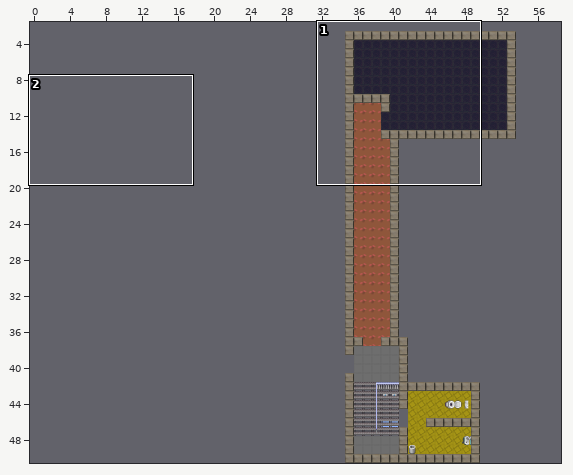
Tiled map (JSON), stored at zl-map/maps/zl-og.json. Above: a wide view before the commit, with the close-up outlined.
Close-up. Earlier state:
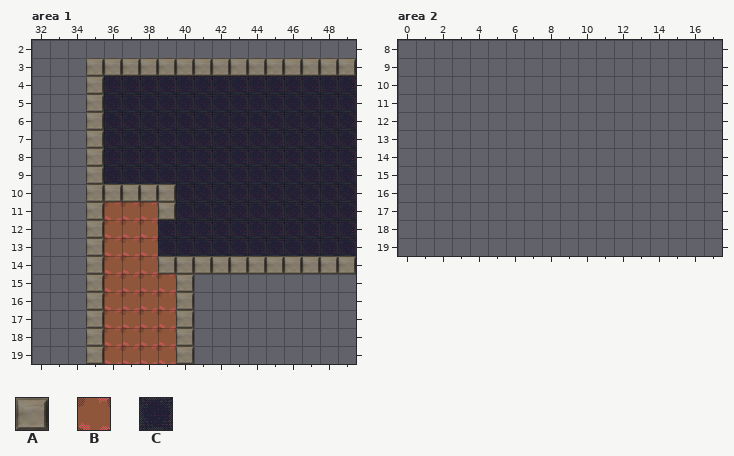
Cells are 32x32 px. Shown: area 1 x 32..49, y 2..19; area 2 x 0..17, y 8..19. The commit also changed other parts of the map, which this record leaves out.
Key: from "floortileset": A 35; from "z-Labor": B 50, C 51.
_ is an empty cell.
Layers that did not change in this view are not listed.
Layer "floor" before, area 1, first column x 32:
 2 __________________
 3 ___AAAAAAAAAAAAAAA
 4 ___ACCCCCCCCCCCCCC
 5 ___ACCCCCCCCCCCCCC
 6 ___ACCCCCCCCCCCCCC
 7 ___ACCCCCCCCCCCCCC
 8 ___ACCCCCCCCCCCCCC
 9 ___ACCCCCCCCCCCCCC
10 ___AAAAACCCCCCCCCC
11 ___ABBBACCCCCCCCCC
12 ___ABBBCCCCCCCCCCC
13 ___ABBBCCCCCCCCCCC
14 ___ABBBAAAAAAAAAAA
15 ___ABBBBA_________
16 ___ABBBBA_________
17 ___ABBBBA_________
18 ___ABBBBA_________
19 ___ABBBBA_________
The same view after the edit:
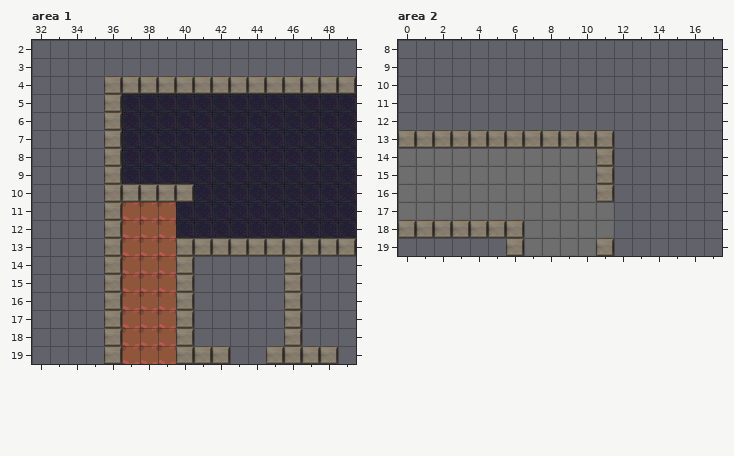
Changes in this commit:
Layer "floor", area 1:
y 3: x 35..49 AAAAAAAAAAAAAAA -> _______________
y 4: x 35..49 ACCCCCCCCCCCCCC -> _AAAAAAAAAAAAAA
y 5..9: x 35..36 AC -> _A
y 10: x 35 A -> _; x 40 C -> A
y 11: x 35..36 AB -> _A; x 39 A -> B
y 12: x 35..36 AB -> _A; x 39 C -> B
y 13: x 35..36 AB -> _A; x 39..49 CCCCCCCCCCC -> BAAAAAAAAAA
y 14: x 35..36 AB -> _A; x 39 A -> B; x 41..45 AAAAA -> _____; x 47..49 AAA -> ___
y 15..18: x 35..36 AB -> _A; x 46 _ -> A
y 19: x 35..36 AB -> _A; x 41..42 __ -> AA; x 45..48 ____ -> AAAA
Layer "floor", area 2:
y 13: x 0..11 ____________ -> AAAAAAAAAAAA
y 14..16: x 11 _ -> A
y 18: x 0..6 _______ -> AAAAAAA
y 19: x 6 _ -> A; x 11 _ -> A
Changed places in both close-ups, as pixel boxes (x1, y1, x2, y2):
changed: (86, 58, 356, 364)
added: (398, 130, 614, 202)
added: (398, 220, 524, 256)
added: (596, 238, 614, 256)
